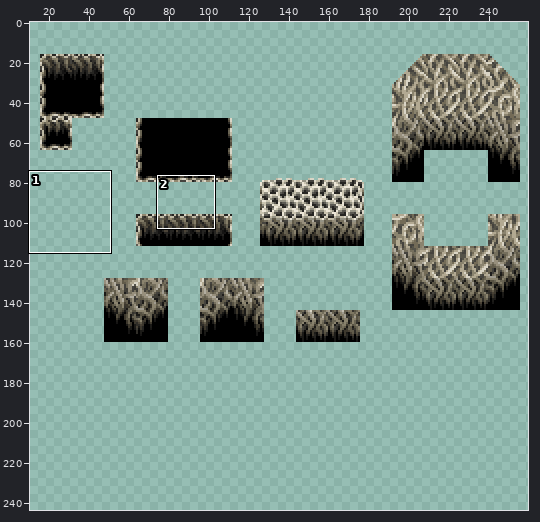
Two versions of one sprite sheet, public/gfx/tiles/vanaraPits.png. Above: a wide view before the commit, with the close-up outlined.
Close-up. Before the edit:
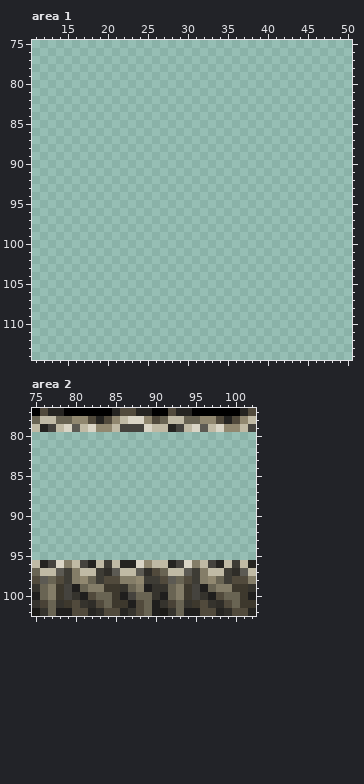
The file is 256x176 pixels. Colours within 5 levels of each other are drawn and written as one. Shown: area 1: x 11..50, y 75..114; area 2: x 75..102, y 77..102. The old version is drawn lined up with the new one, on the new canvas. The wide view leaves out empty margins. The commit also changed other parts of the picture, which this record leaves out.
After the commit:
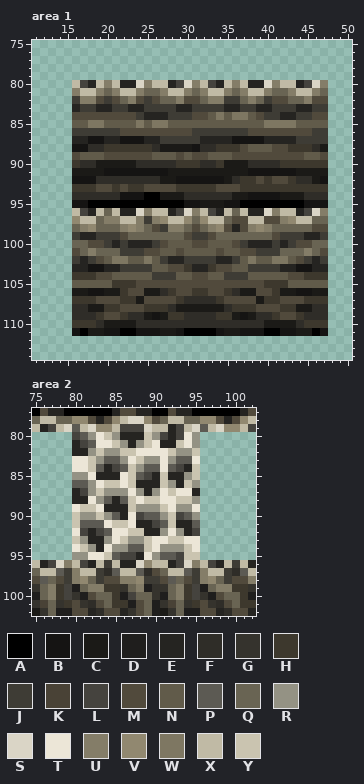
Palette (. is transparent): A #000000  B #151413  C #1b1a17  D #1f1e1d  E #252421  F #2f2d28  G #35332d  H #3d382d  J #3e3c35  K #494236  L #45433e  M #514a3c  N #615b4a  P #5c5a53  Q #696453  R #949284  S #dad5c6  T #ece6d7  U #847d68  V #918870  W #7e7762  X #c0baa5  Y #cac4b0
The exact change:
canvas 256x176 -> 272x256
Changed rows in their new state; - is an unchanged pixel.
Area 1:
first column x 16:
 80 XLEXUXEESUXXELSUXLEXUXEESUXXELSU
 81 UXXUQUXXUQQUXXUQUXXUQUXXUQQUXXUQ
 82 JUUMJMQUMJMQQUMMQUUJJQUQJMMQQUMM
 83 EJJEEJJEEJJJJEEJJJJEEJJEEJJJEEJJ
 84 MMMMMMMMJEEEJJJMMNWNWWNMJJEEJJMM
 85 NNWWNNNNWNWWNNNNNNNNNNNNWWWWNNNN
 86 JJJJJJMMMMMMMMMJJJJJJJMMMMMMMMJJ
 87 EEBBEEBBBEEJJJJJEEEEBBBBEEEEJJJJ
 88 BBFFHHHHHHFCCCCBFFHHHMNNNMMHHHFC
 89 MNNNMMMMMMNNNMNMMNNNMMMMMMMMMNNM
 90 HFFCCCCCFFFFFHHHFFHCCCFFFFHHHHHH
 91 CCCCBBBBBBBBCCCCCCCCCCBBBBBBCCCC
 92 BBBFFFFFFFFCCBBBBBBCFHHMHMMHFFCB
 93 HHHMMHMHHMMMMHHHHHMMMHHHHHHHHHHH
 94 FFFFFFBBBAACCCFFFFFFCCBBBBCCCFFF
 95 BBAAAAAAAAAAAABBCCCBBAAAAAAAABBB
 96 XLEXQXEESUXXELSUXLEXQXEESUXXELSU
 97 VXXQUUXXUJUVXXVQVXXQMMXXMMUVXXQQ
 98 QUVQQQUVUQMJUUQMQUVMEMUVUQQQQQMM
 99 JEEJJJMQQQQQQQMJJMQQQQQQQMJJJEEJ
100 QQMMJEJEEEJMNNNMMNNNMJEEEJEJMMQQ
101 MQUQQQJJJMMNNMNNNNMNNMMJJJQQQUQM
102 JEJMNWWNNWNJEEJJJJEEJNWNNWWNMJEJ
103 EEBBEEJJJJNNMMHEEHMMNNJJJJEEBBEE
104 HHHMMNNNNNJJJNNMMNNJJJNNNNNMMHHH
105 NNNNNHHHMMMMMMMMMMMMMMMMHHHNNNNN
106 CCBBCCHMMCCFHMMHHMMHFCCMMHCCBBCC
107 HHHMMMHHCMMMMHFFFFHMMMMCHHMMMHHH
108 FFCCHHMMMHHHFCCCCCCFHHHMMMHHCCFF
109 FFFHMMHFFCBCHHFFFFHHCBCFFHMMHFFF
110 HHHFCCCCFFFFFFFFFFFFFFFFCCCCFHHH
111 BACCBBAABBBCCBAAAABCCBBBAABBCCAB
Area 2:
first column x 80:
 80 LPRTYREEEYRLELTR
 81 ELPTTYRERYTEEYTR
 82 EERYRRYYTTTTYRRY
 83 TTYRPPRTYRRTRPPT
 84 TTYPELPYRPPTPLEY
 85 RRTEEETYPLEYEERY
 86 PPRTYYTYEEEYREYR
 87 ELRYRRRTRERTYTTE
 88 EETRPEPYTYYTTYYR
 89 TYYTEEEYRRRYTRRT
 90 YRRYRPETLPPRYLPR
 91 YPPPTYYTEELPYEEP
 92 TLELPTTYYEERTREL
 93 YREERTYRRYTTYYTT
 94 TYRETRRPPYTRRRYT
 95 RRTTYPLLETRPPLYY
